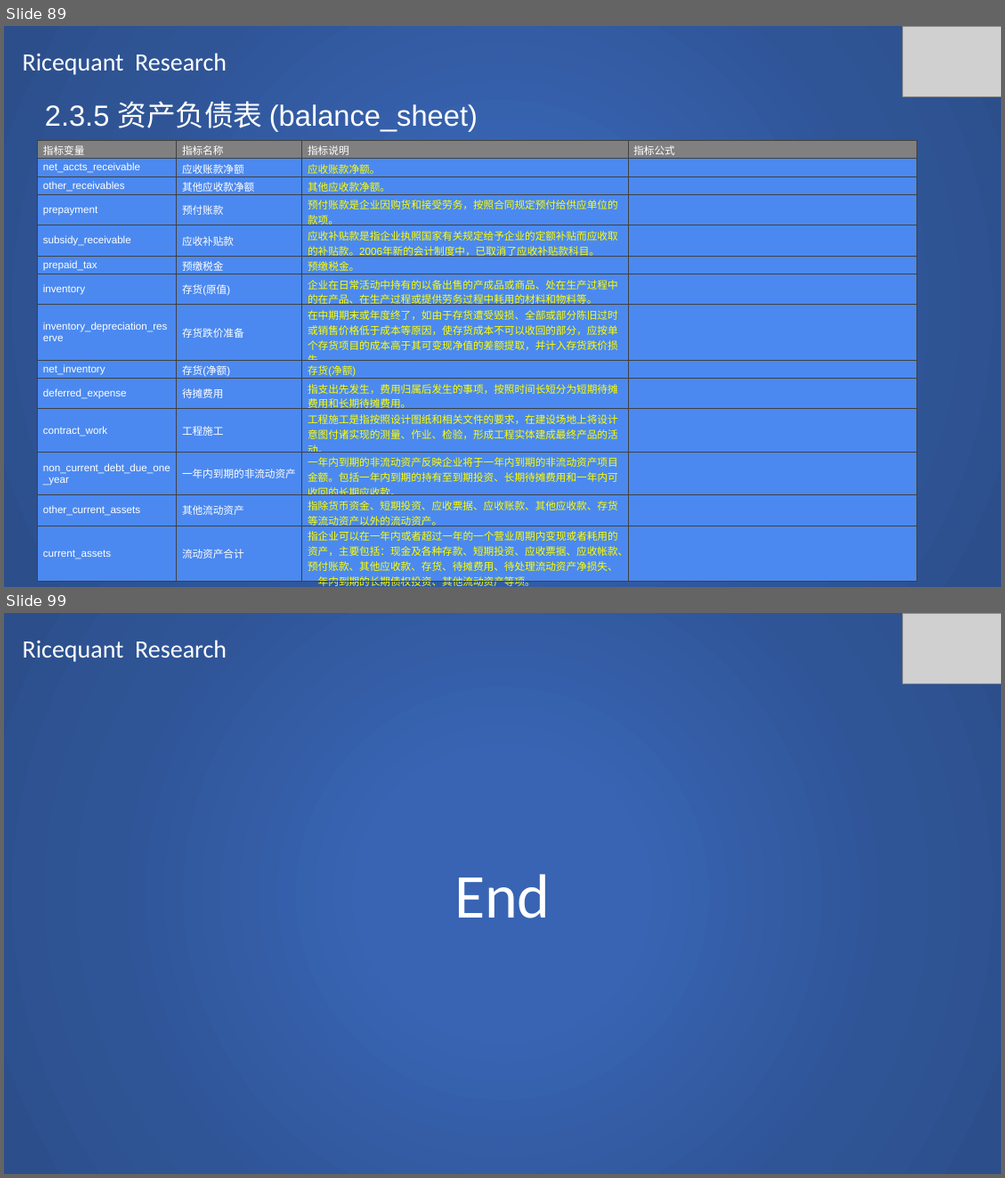
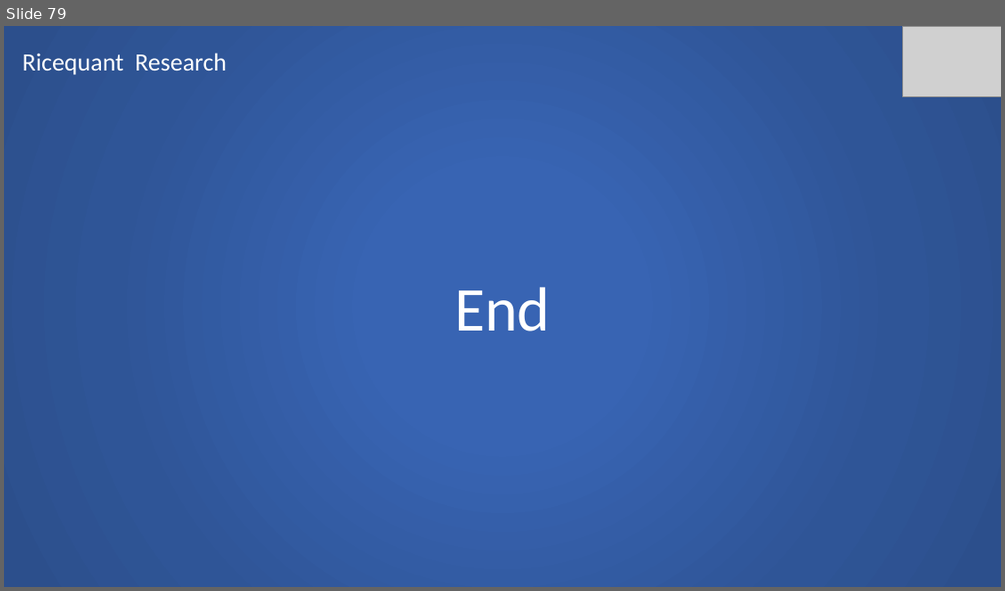
Before and after one commit to SCITLAS/Stellar, a slide deck: Stellar_0.1/documents/rice_quant_research.pptx. Shown one above the other, each under a label of ours: slides 89 and 99 before the commit, slide 79 after it; the slides between them are not shown. The pictures are 1005x1178 and 1005x591 pixels, drawn with LibreOffice and Linux fonts; fonts in the diff are those of the drawing; grey boxes stand for pictures. Boxes give left, top, right and bottom in pixels: in the first picture for what was removed or moved away, otherwise in the second. Text is boxed around its words. In the diff, an @@ line names an element or a change of style, - is before the commit and + after.

Commit message:
Ricequant research 60% done.

```diff
--- a/Stellar_0.1/documents/rice_quant_research.pptx
+++ b/Stellar_0.1/documents/rice_quant_research.pptx
@@ slide 89 removed at (x1=4, y1=26, x2=1001, y2=587), background #FFFFFF @@
@@ rectangle removed at (x1=4, y1=26, x2=1001, y2=587) @@
@@ picture removed at (x1=902, y1=26, x2=1001, y2=96) @@
@@ text removed at (x1=23, y1=53, x2=226, y2=75) @@
-Ricequant Research
@@ text removed at (x1=45, y1=101, x2=477, y2=131) @@
-2.3.5 资产负债表 (balance_sheet)
@@ table removed at (x1=38, y1=141, x2=918, y2=587), 14 rows, 4 columns @@
-指标变量 | 指标名称 | 指标说明 | 指标公式
-net_accts_receivable | 应收账款净额 | 应收账款净额。 | 
-other_receivables | 其他应收款净额 | 其他应收款净额。 | 
-prepayment | 预付账款 | 预付账款是企业因购货和接受劳务，按照合同规定预付给供应单位的款项。 | 
-subsidy_receivable | 应收补贴款 | 应收补贴款是指企业执照国家有关规定给予企业的定额补贴而应收取的补贴款。2006年新的会计制度中，已取消了应收补贴款科目。 | 
-prepaid_tax | 预缴税金 | 预缴税金。 | 
-inventory | 存货(原值) | 企业在日常活动中持有的以备出售的产成品或商品、处在生产过程中的在产品、在生产过程或提供劳务过程中耗用的材料和物料等。 | 
-inventory_depreciation_reserve | 存货跌价准备 | 在中期期末或年度终了，如由于存货遭受毁损、全部或部分陈旧过时或销售价格低于成本等原因，使存货成本不可以收回的部分，应按单个存货项目的成本高于其可变现净值的差额提取，并计入存货跌价损失。 | 
-net_inventory | 存货(净额) | 存货(净额) | 
-deferred_expense | 待摊费用 | 指支出先发生，费用归属后发生的事项，按照时间长短分为短期待摊费用和长期待摊费用。 | 
-contract_work | 工程施工 | 工程施工是指按照设计图纸和相关文件的要求，在建设场地上将设计意图付诸实现的测量、作业、检验，形成工程实体建成最终产品的活动。 | 
-non_current_debt_due_one_year | 一年内到期的非流动资产 | 一年内到期的非流动资产反映企业将于一年内到期的非流动资产项目金额。包括一年内到期的持有至到期投资、长期待摊费用和一年内可收回的长期应收款。 | 
-other_current_assets | 其他流动资产 | 指除货币资金、短期投资、应收票据、应收账款、其他应收款、存货等流动资产以外的流动资产。 | 
-current_assets | 流动资产合计 | 指企业可以在一年内或者超过一年的一个营业周期内变现或者耗用的资产，主要包括：现金及各种存款、短期投资、应收票据、应收帐款、预付账款、其他应收款、存货、待摊费用、待处理流动资产净损失、一年内到期的长期债权投资、其他流动资产等项。 | 
@@ what was slide 99 is now slide 79 @@
```
Also in this commit, not shown: 3 slides changed, 4 slides added, 23 other slides removed.
